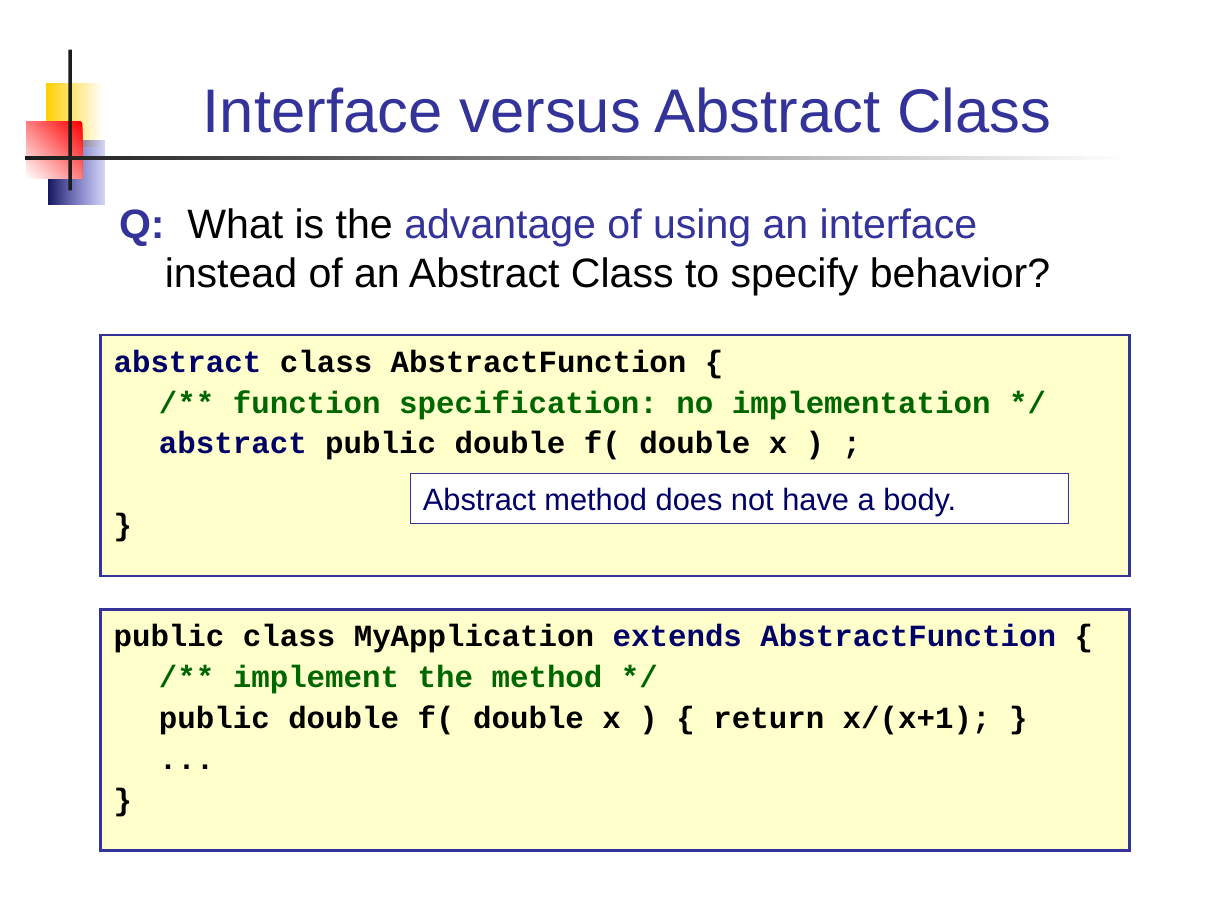
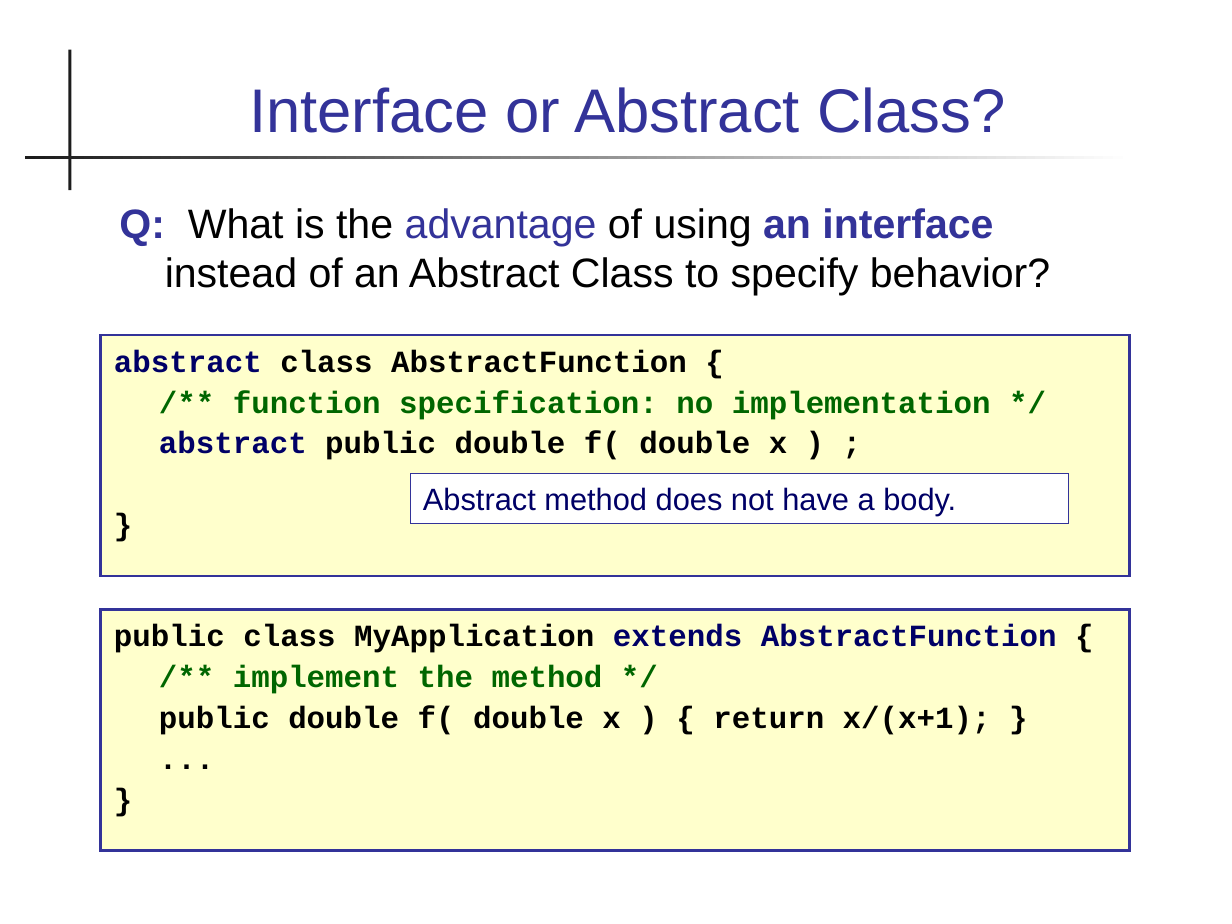
Before and after one commit to skeoop/skeoop.github.io, a slide deck: slide 15 of week4/Inheritance-3-Abstract-Class.ppt (slide 14 before the commit). Drawn at 1232x924 pixels with LibreOffice and Linux fonts; fonts in the diff are those of the drawing. Boxes give left, top, right and bottom in pixels: in the first picture for what was removed or moved away, otherwise in the second. Text is boxed around its words. In the diff, an @@ line names an element or a change of style, - is before the commit and + after.

```diff
--- a/week4/Inheritance-3-Abstract-Class.ppt
+++ b/week4/Inheritance-3-Abstract-Class.ppt
@@ rectangle removed at [46, 83, 103, 147] @@
@@ title at [249, 87, 1005, 133]: text changed @@
-Interface versus Abstract Class
+Interface or Abstract Class?
@@ rectangle removed at [27, 122, 83, 179] @@
@@ rectangle removed at [48, 140, 103, 205] @@
@@ text "Q: What is the advantage ..." at [119, 208, 1050, 296]: text colour #333399 to #000000 in "of using"; bold on in "an interface" @@
```
Also in this commit, not shown: 15 other slides changed, 2 slides added, 1 other file.
